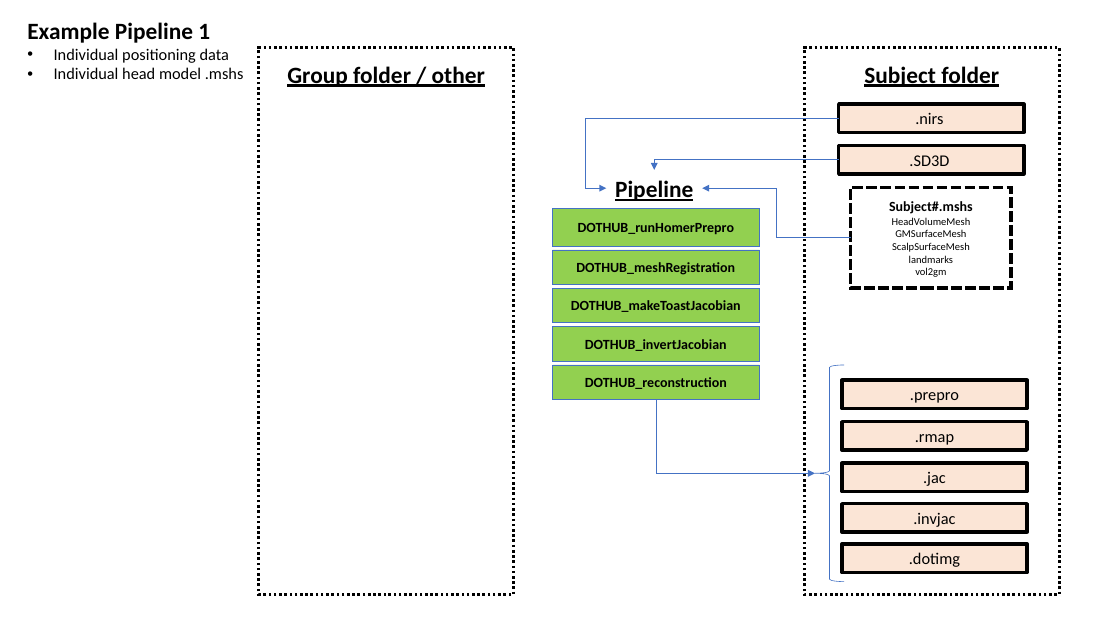
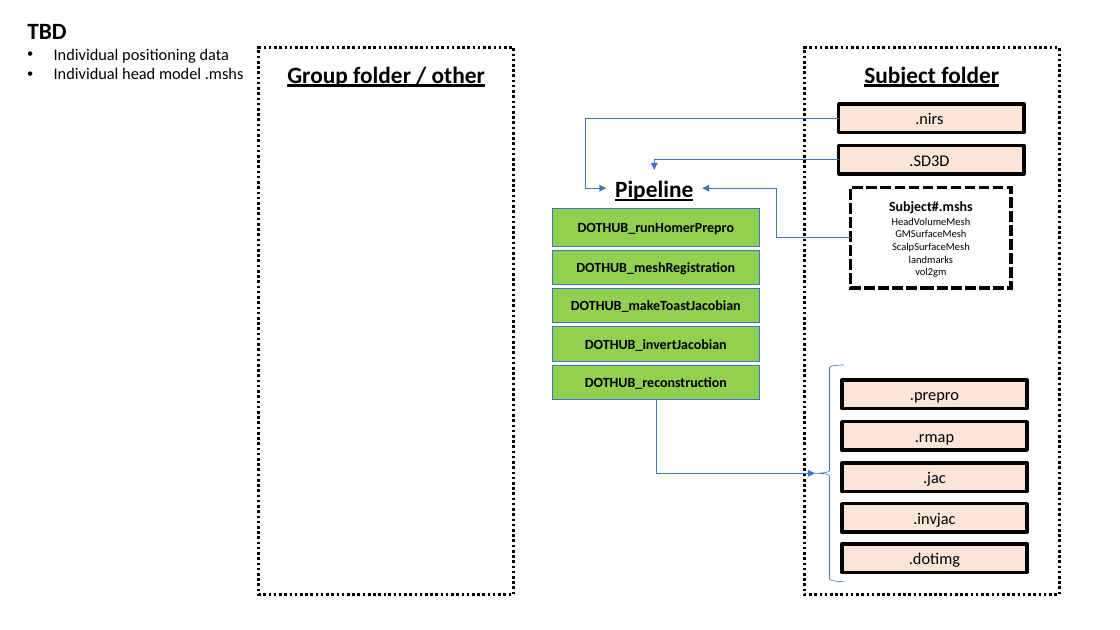
Before and after one commit to DOT-HUB/DOT-HUB_toolbox, a slide deck: slide 4 of ExamplePipelineStructures.pptx (slide 2 before the commit). Drawn at 1120x630 pixels with LibreOffice and Linux fonts; fonts in the diff are those of the drawing. Boxes give left, top, right and bottom in pixels: in the first picture for what was removed or moved away, otherwise in the second. Text is boxed around its words. In the diff, an @@ line names an element or a change of style, - is before the commit and + after.

Commit message:
Pipeline reorg

```diff
--- a/ExamplePipelineStructures.pptx
+++ b/ExamplePipelineStructures.pptx
@@ text at (27, 24, 66, 39): text changed @@
-Example Pipeline 1
+TBD
```
Also in this commit, not shown: 2 other slides changed, 1 slide added, 3 other files.
